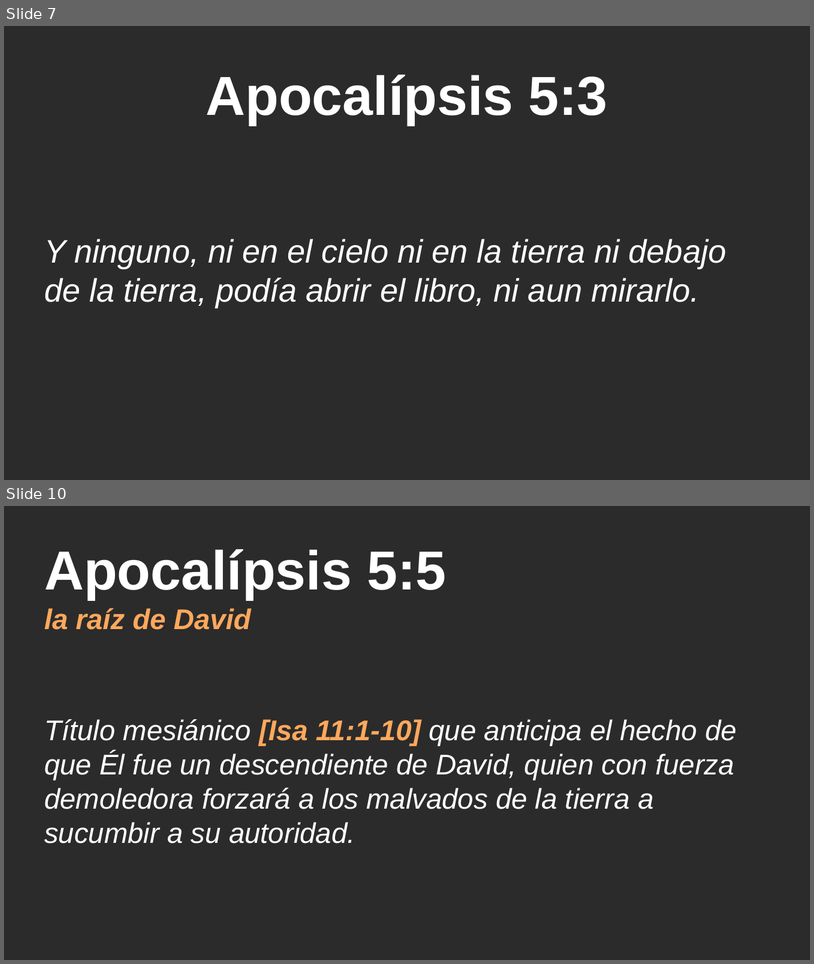
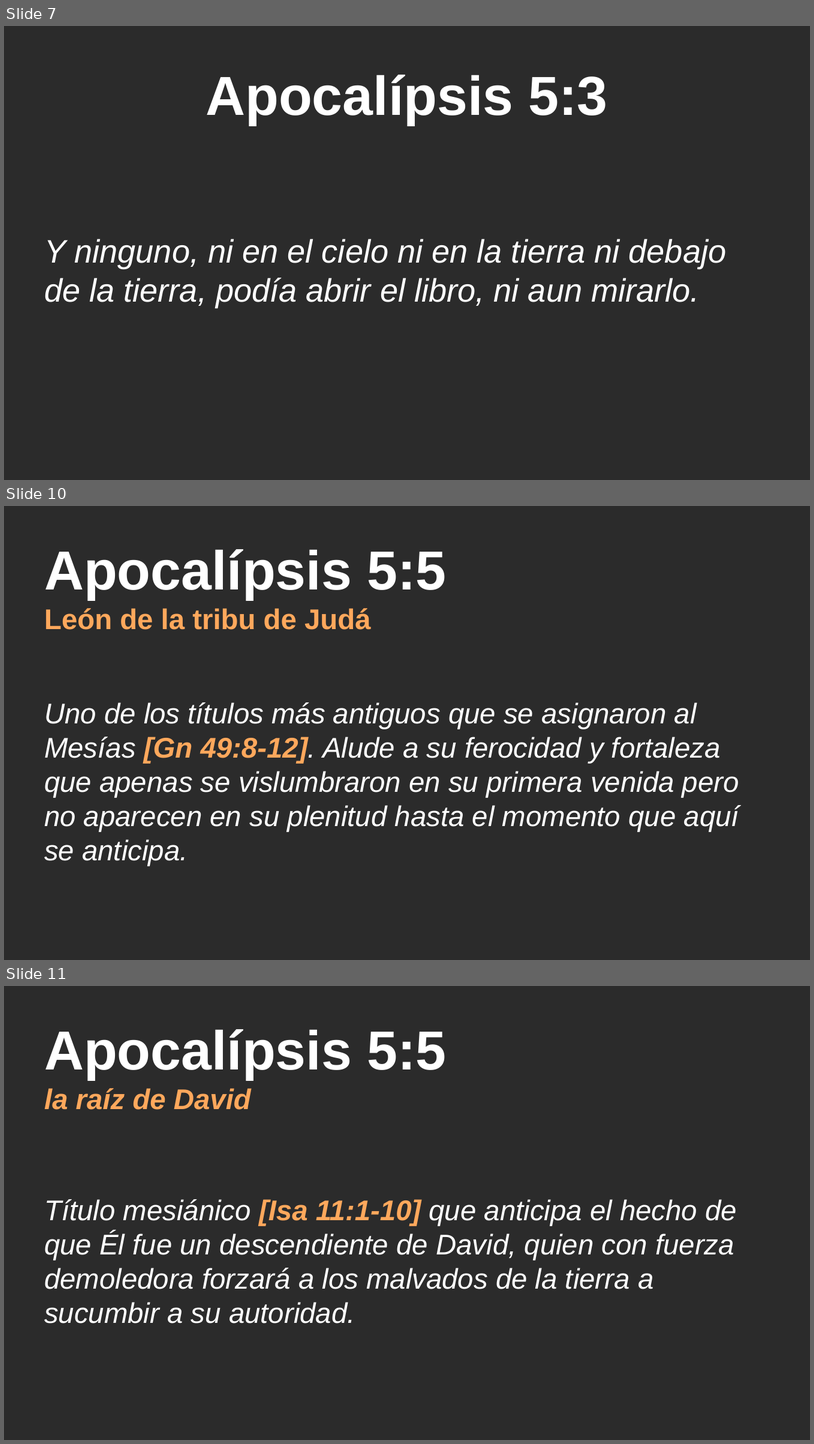
Before and after one commit to CreyTuning/documents, a slide deck: slideshow/Apocalipsis/5. Capitulo 5.pptx. Shown one above the other, each under a label of ours: slides 7 and 10 before the commit, slides 7, 10 and 11 after it; the slides between them are not shown. The pictures are 814x964 and 814x1444 pixels, drawn with LibreOffice and Linux fonts; fonts in the diff are those of the drawing; background and template pictures are left out; a plain dark background stands for a picture behind light text. Boxes give left, top, right and bottom in pixels: in the first picture for what was removed or moved away, otherwise in the second. Text is boxed around its words. In the diff, an @@ line names an element or a change of style, - is before the commit and + after.

```diff
--- a/slideshow/Apocalipsis/5. Capitulo 5.pptx
+++ b/slideshow/Apocalipsis/5. Capitulo 5.pptx
@@ slide 10 added at (x1=4, y1=506, x2=810, y2=960), background picture (left out) @@
@@ title added at (x1=44, y1=549, x2=446, y2=630), 28 pt, text #FFA85C, bold @@
+Apocalípsis 5:5
+León de la tribu de Judá
@@ subtitle added at (x1=44, y1=702, x2=740, y2=865), 28 pt, text #FFFFFF, italic @@
+Uno de los títulos más antiguos que se asignaron al Mesías [Gn 49:8-12]. Alude a su ferocidad y fortaleza que apenas se vislumbraron en su primera venida pero no aparecen en su plenitud hasta el momento que aquí se anticipa.
@@ what was slide 10 is now slide 11 @@
```
Also in this commit, not shown: 2 other slides added, 2 slides removed.
